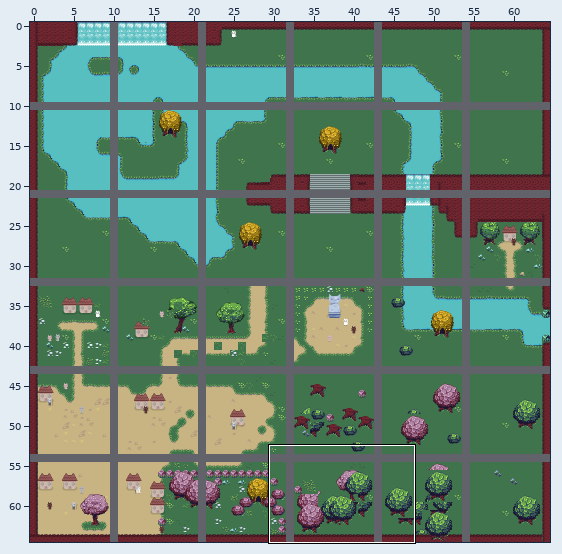
Tiled map, stored at assets/data/world.tmx. Above: a wide view before the commit, with the close-up outlined.
Close-up. First the earlier version:
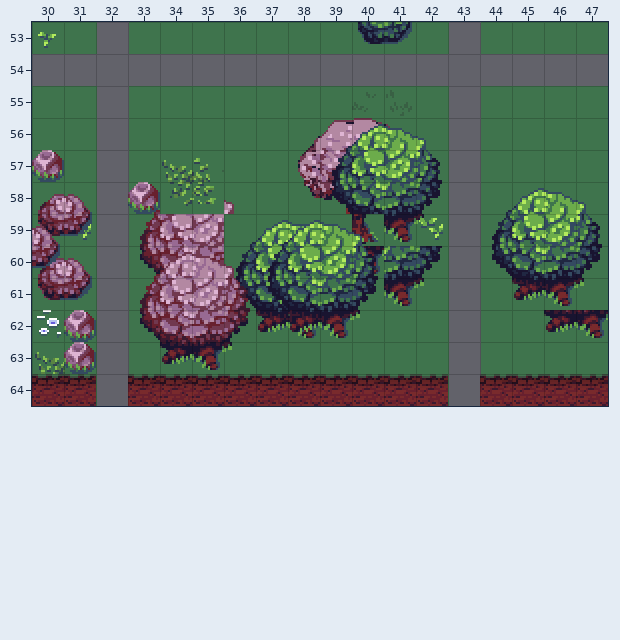
Cells are 16x16 px. Shown: x 30..47, y 53..64. The commit also changed other parts of the map, which this record leaves out.
New version:
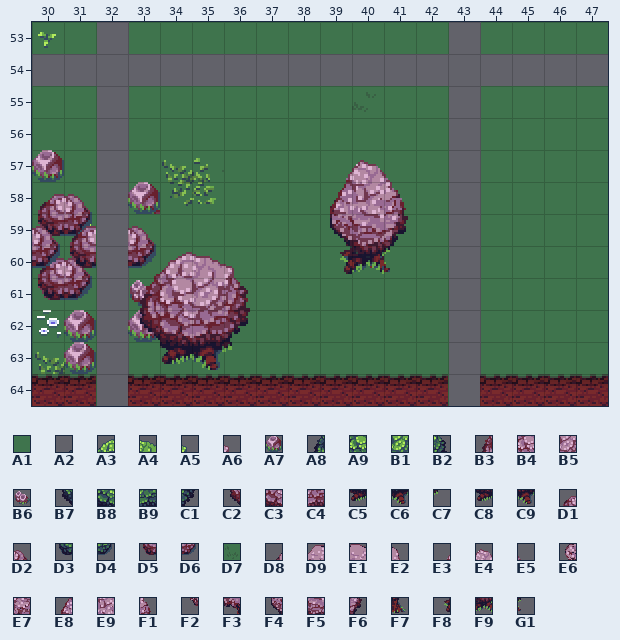
Key: from "tiles": A1 150, A2 159, A3 160, A4 161, A5 162, A6 166, A7 167, A8 183, A9 184, B1 185, B2 186, B3 187, B4 188, B5 189, B6 191, B7 207, B8 208, B9 209, C1 210, C2 211, C3 212, C4 213, C5 232, C6 233, C7 234, C8 236, C9 237, D1 261, D2 262, D3 283, D4 284, D5 285, D6 286, D7 430, D8 585, D9 586, E1 587, E2 588, E3 589, E4 590, E5 591, E6 609, E7 610, E8 613, E9 614, F1 615, F2 633, F3 634, F4 637, F5 638, F6 639, F7 659, F8 661, F9 662, G1 663.
__ is an empty cell, ## one hidden under a higher layer.
Diff:
Layer "foreground":
y 53: x 40..41 D3 D4 -> __ __
y 56: x 38..41 D8 D9 E1 E2 -> __ __ __ __
y 57: x 38..41 E6 E7 ## ## -> __ E3 E4 E5
y 58: x 36 A6 -> __; x 38..41 F2 F3 ## ## -> __ E8 E9 F1; x 44..47 A2 A3 A4 A5 -> __ __ __ __
y 59: x 33..42 B3 B4 B5 A2 A3 A4 A5 F7 __ __ -> D2 __ __ __ __ __ F4 F5 F6 A1; x 44..47 A8 A9 B1 B2 -> __ __ __ __
y 60: x 33..41 C2 C3 C4 A8 A9 ## ## C9 ## -> D6 __ __ __ __ __ F8 F9 G1; x 44..47 B7 B8 B9 C1 -> __ __ __ __
y 61: x 33 __ -> B6; x 36..39 B7 B8 ## ## -> __ A1 __ __; x 45..47 C5 C6 C7 -> __ __ __
y 62: x 33 C2 -> A7; x 37..39 C5 C6 C7 -> __ __ __; x 46..47 C8 C9 -> __ __
Layer "foreground2":
y 55: x 41 D7 -> __
y 56: x 39..42 A2 A3 A4 A5 -> __ __ __ __
y 57: x 39..42 A8 A9 B1 B2 -> __ __ __ __
y 58: x 39..42 B7 B8 B9 C1 -> __ __ __ __
y 59: x 31 __ -> D1; x 37..42 A2 A3 A4 A5 C6 C7 -> __ __ __ __ __ __
y 60: x 31 __ -> D5; x 37..42 A8 A9 B1 B2 B9 C1 -> __ __ __ __ __ __
y 61: x 37..42 B7 B8 B9 C1 C6 C7 -> __ __ __ __ __ __
y 62: x 38..40 C5 C6 C7 -> __ __ __
Pixel boxes of the changes (left, top, right, bottom) in both close-ups:
removed: (358, 22, 412, 44)
changed: (128, 90, 443, 342)
removed: (492, 188, 608, 338)
added: (70, 226, 96, 268)
